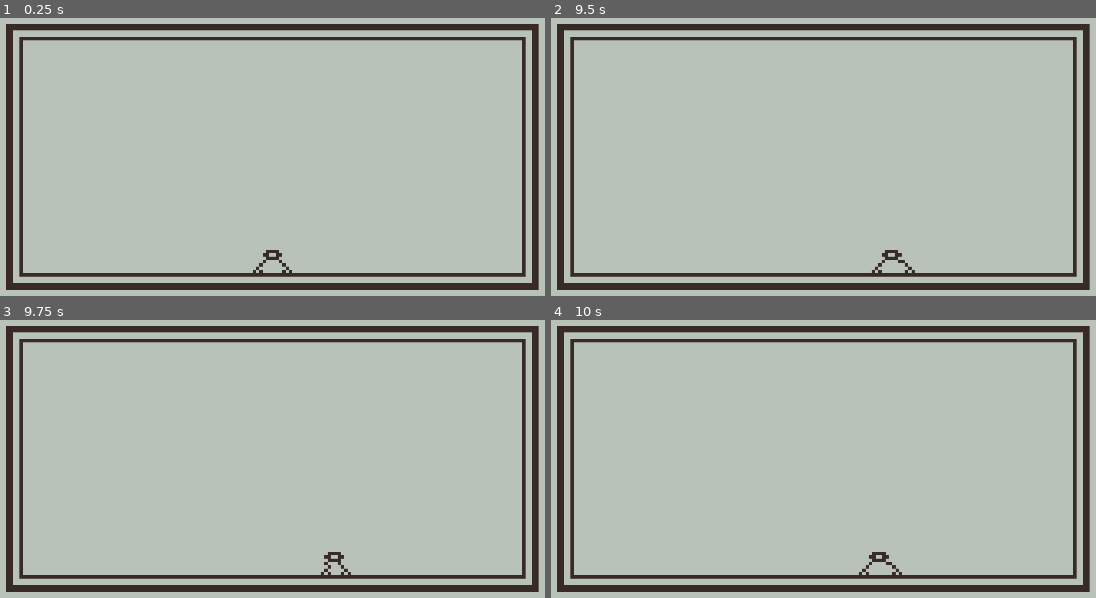
Above: before the commit, frames 1-4 (two rows, left to right).
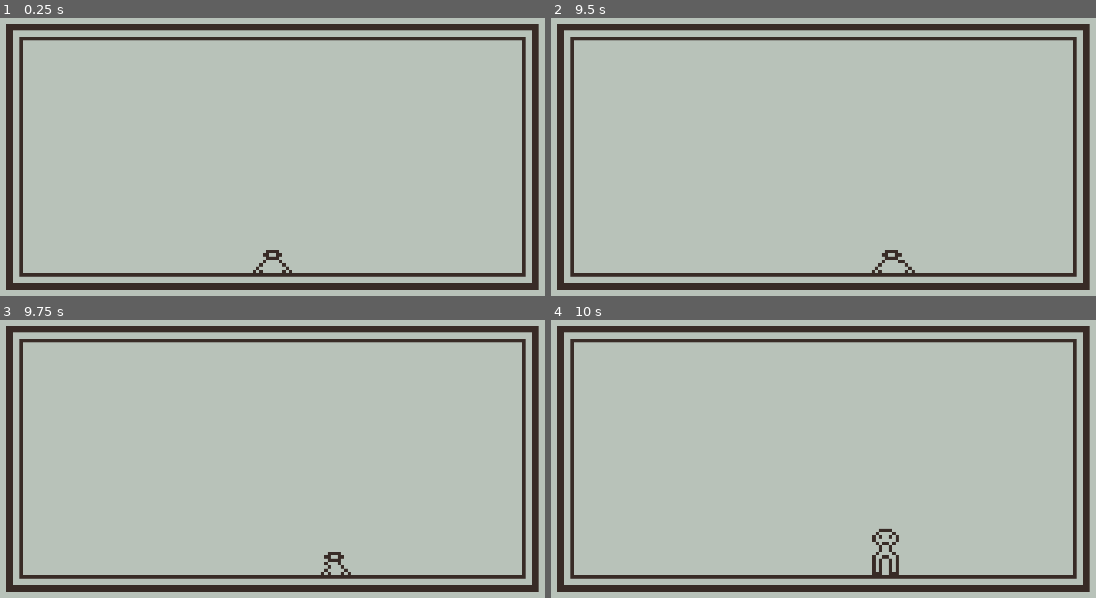
Above: after the commit, the same moments.

Repository: mnstr0/godot-wild-jam-94
Game: Godot game, scene res://scenes/main.tscn
The game is run twice, just before and just after one commit, with the same random seed, the same clock (stepped at 60 frames per second) and the same inputs. The project has no main scene, so this scene is started directly.
Inputs:
- Up to frame 1 (0.25 s): no input
- Up to frame 2 (9.5 s): tap Enter at 0.5, 2, 6.5 s; tap Space at 1.25, 3.5, 7.25 s
- Up to frame 3 (9.75 s): no input
- Up to frame 4 (10 s): no input

Frames 1-3 are identical in both runs. In frame 4, 0.4% of the frame differs, in the area x 56-65%, y 75-92%.

Commit message:
I mean, what else is there to say. IT WORKS

Diff:
--- a/scenes/main.tscn
+++ b/scenes/main.tscn
@@ -42,6 +42,7 @@
 grow_horizontal = 2
 grow_vertical = 2
 color = Color(0.72156864, 0.7607843, 0.7254902, 1)
+metadata/_edit_lock_ = true
 
 [node name="Camera2D" type="Camera2D" parent="." unique_id=288834056]
 position = Vector2(200, 328)
@@ -67,8 +68,8 @@
 
 [node name="TamaSprite" parent="Entities/Path2D/TamaPath" unique_id=1616122847 instance=ExtResource("5_tbgi4")]
 position = Vector2(0, -5)
-animation = &"gen_3_idle"
-frame_progress = 0.6539781
+animation = &"gen_3_walk"
+frame_progress = 0.69173664
 
 [node name="SpawnPoint" type="Marker2D" parent="Entities/Path2D/TamaPath" unique_id=805363733]
 visible = false
--- a/scenes/tama.tscn
+++ b/scenes/tama.tscn
@@ -142,14 +142,19 @@
 "loop": true,
 "name": &"gen_3_walk",
 "speed": 5.0
+}, {
+"frames": [],
+"loop": true,
+"name": &"new_animation",
+"speed": 5.0
 }]
 
 [node name="TamaSprite" type="AnimatedSprite2D" unique_id=1616122847]
 modulate = Color(0.21960784, 0.16862746, 0.14901961, 1)
 sprite_frames = SubResource("SpriteFrames_p04qi")
-animation = &"gen_1_idle"
+animation = &"gen_3_idle"
 autoplay = "gen_1_idle"
-frame_progress = 0.16168427
+frame_progress = 0.48711413
 script = ExtResource("4_mlsox")
 
 [node name="Mutation" type="Node2D" parent="." unique_id=981536554]
@@ -167,7 +172,11 @@
 one_shot = true
 autostart = true
 
+[node name="MutationTimer" type="Timer" parent="." unique_id=75734198]
+autostart = true
+
+[connection signal="evolving" from="Mutation" to="." method="_on_mutation_evolving"]
 [connection signal="idle_state_entered" from="Pathing" to="." method="_on_pathing_idle_state_entered"]
-[connection signal="moving_state_entered" from="Pathing" to="." method="_on_pathing_moving_state_entered"]
 [connection signal="wander_state_entered" from="Pathing" to="." method="_on_pathing_wander_state_entered"]
 [connection signal="timeout" from="IdleTimer" to="Pathing" method="_on_idle_timer_timeout"]
+[connection signal="timeout" from="MutationTimer" to="Mutation" method="increase_mutation_XP"]
--- a/scripts/AnimationController.gd
+++ b/scripts/AnimationController.gd
@@ -20,16 +20,11 @@
 		if animation != "gen_1_idle":
 			animation = "gen_1_idle"
 	elif mutation.mutation_state == mutation.MutationState.GEN_2:
-		if animation != "gen_2_idle":
-			animation = "gen_2_idle"
+		if animation != "gen_2_idle_narrow":
+			animation = "gen_2_idle_narrow"
 	elif mutation.mutation_state == mutation.MutationState.GEN_3:
 		if animation != "gen_3_idle":
 			animation = "gen_3_idle"
-
-
-func _on_pathing_moving_state_entered() -> void:
-	pass # Replace with function body.
-
 
 func _on_pathing_wander_state_entered() -> void:
 	if mutation.mutation_state == mutation.MutationState.GEN_1:
@@ -44,3 +39,9 @@
 	else:
 		if animation != "gen_1_walk":
 			animation = "gen_1_walk"
+
+func _on_mutation_evolving(gen: int) -> void:
+	if gen == mutation.MutationState.GEN_2:
+		animation = "gen_2_idle_narrow"
+	elif gen == mutation.MutationState.GEN_3:
+		animation = "gen_3_idle"
--- a/scripts/mutation.gd
+++ b/scripts/mutation.gd
@@ -1,4 +1,13 @@
 extends Node2D
+
+@onready var idle_timer: Timer = $"../IdleTimer"
+@onready var pathing: Node2D = $"../Pathing"
+
+var mutating : bool = false
+var mutation_XP : int = 0
+var mutation_XP_threshold : int = 10
+
+signal evolving
 
 enum MutationState {
 	GEN_1,
@@ -14,5 +23,18 @@
 
 
 # Called every frame. 'delta' is the elapsed time since the previous frame.
-func _process(delta: float) -> void:
+func _process(_delta: float) -> void:
 	pass
+
+func increase_mutation_XP() -> void:
+	mutation_XP += 1
+	if mutation_XP >= mutation_XP_threshold:
+		mutation_XP = 0
+		if mutation_state < MutationState.GEN_3:
+			mutation_state += 1
+			emit_signal("evolving", mutation_state)
+			idle_timer.stop()
+			idle_timer.start(pathing.idle_timeout)
+			pathing.movement_state = pathing.MovementState.IDLE
+			print("Tama evolved to generation %d!" % mutation_state)
+	print("Mutation XP: %d / %d" % [mutation_XP, mutation_XP_threshold])
